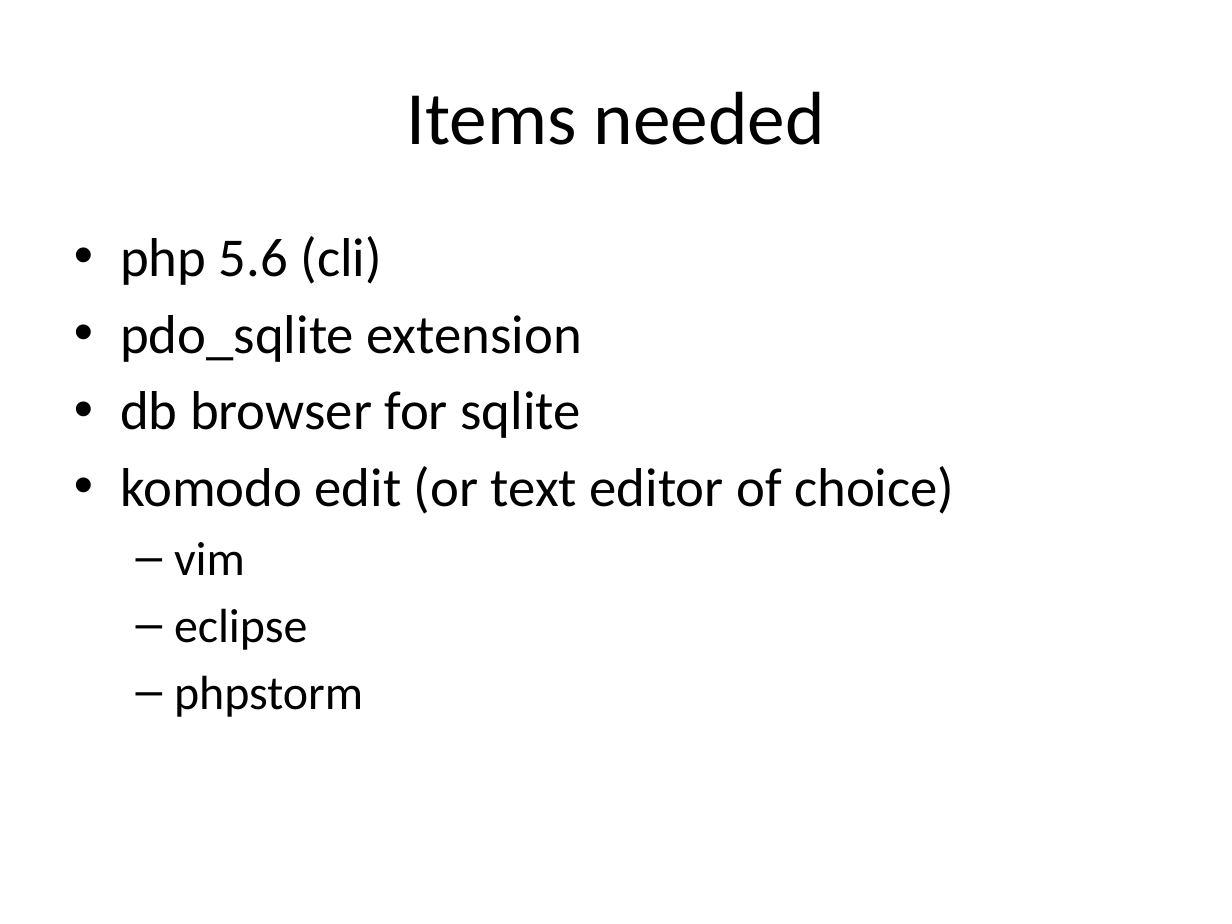
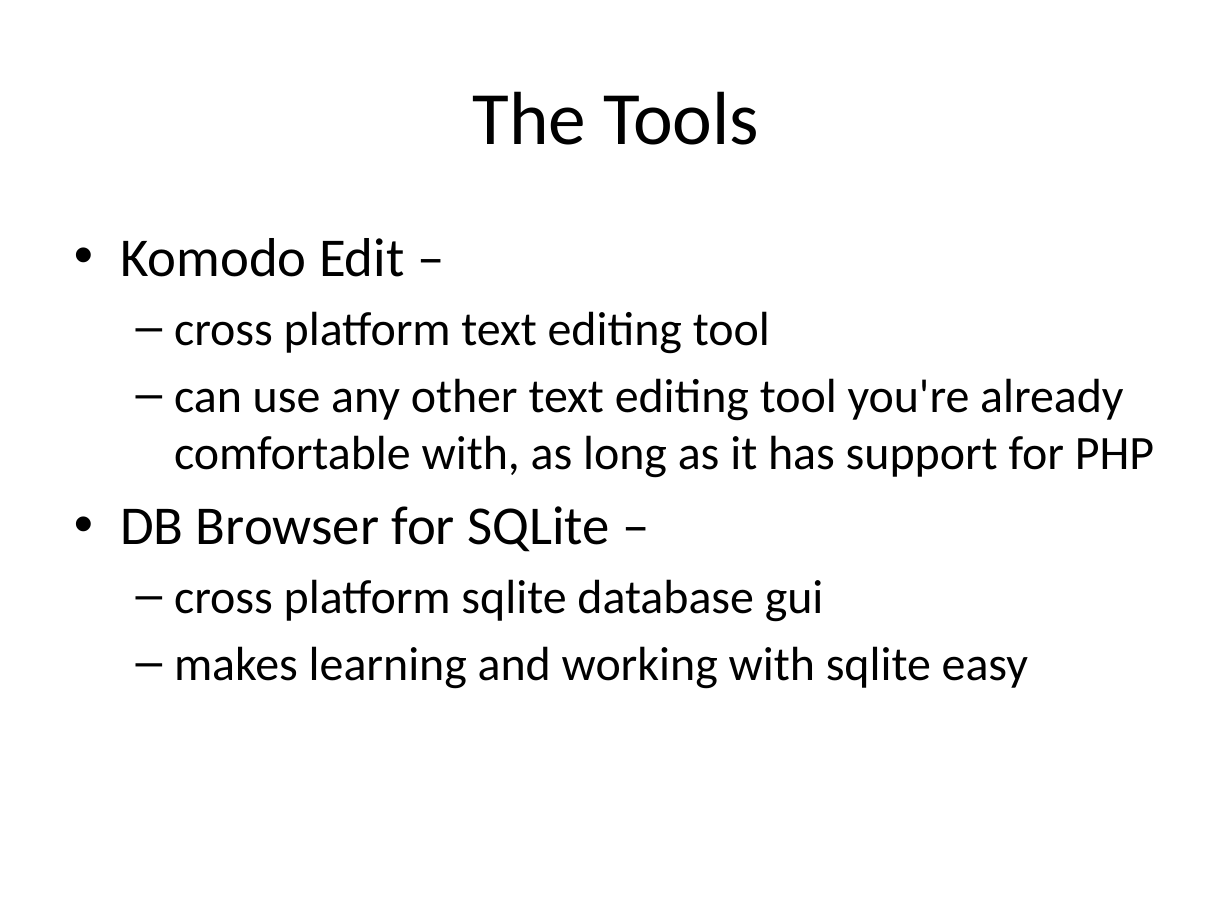
Before and after one commit to PHPEmbark/curriculum, a slide deck: slide 3 of course/0 - Setup/Setup.pptx (slide 7 before the commit). Drawn at 1232x924 pixels with LibreOffice and Linux fonts; fonts in the diff are those of the drawing. Boxes give left, top, right and bottom in pixels: in the first picture for what was removed or moved away, otherwise in the second. Text is boxed around its words. In the diff, an @@ line names an element or a change of style, - is before the commit and + after.

```diff
--- a/course/0 - Setup/Setup.pptx
+++ b/course/0 - Setup/Setup.pptx
@@ title at <box>472,91,759,145</box>: text changed @@
-Items needed
+The Tools
@@ text at <box>120,238,1154,689</box>: text changed; size 32 to 28 pt @@
-• php 5.6 (cli)
-• pdo_sqlite extension
-• db browser for sqlite
-• komodo edit (or text editor of choice)
-  – vim
-  – eclipse
-  – phpstorm
+• Komodo Edit –
+  – cross platform text editing tool
+  – can use any other text editing tool you're already comfortable with, as long as it has support for PHP
+• DB Browser for SQLite –
+  – cross platform sqlite database gui
+  – makes learning and working with sqlite easy
```
Also in this commit, not shown: 2 other slides changed, 16 slides added, 1 other file.
